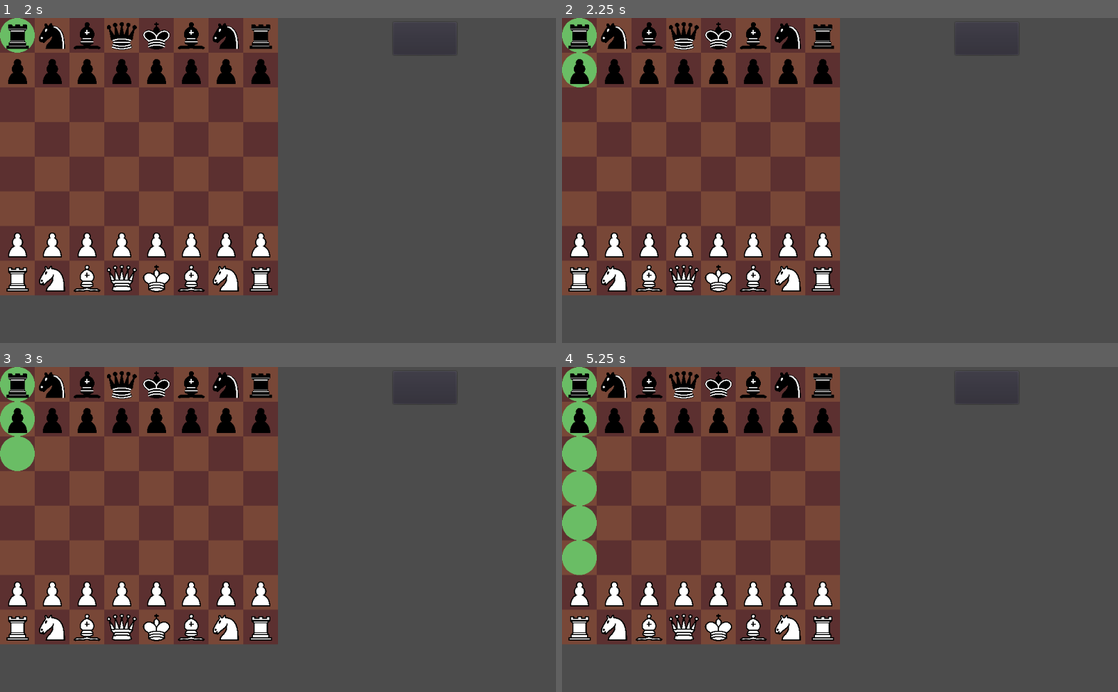
Above: before the commit, frames 1-4 (two rows, left to right).
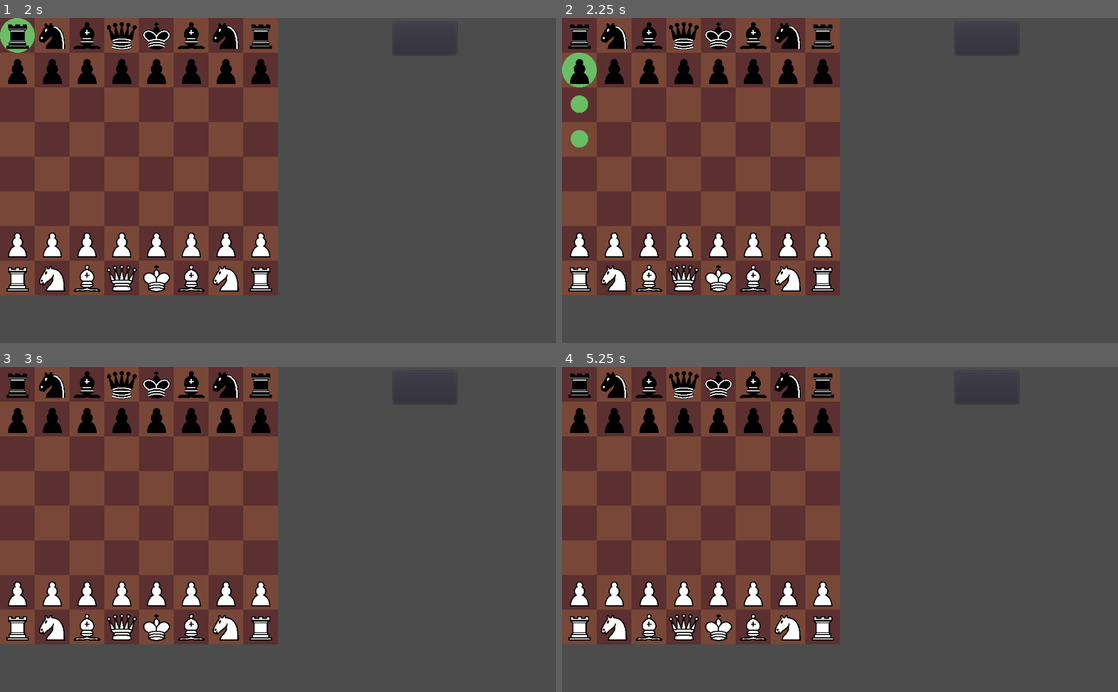
Above: after the commit, the same moments.

Repository: ra314/probabalistic-chess
Game: Godot game, scene res://Scenes/Board.tscn
Same seed, same stepped clock (60 frames per second), same inputs: the game is played once before the commit and once after it.
Inputs (mouse positions are in pixels of both pictures, inside the frame that each line leads up to):
- Up to frame 1 (2 s): click (422, 37) at 0.5 s; click (16, 34) at 1.25 s
- Up to frame 2 (2.25 s): click (578, 70) at 2.02 s
- Up to frame 3 (3 s): click (16, 454) at 2.77 s
- Up to frame 4 (5.25 s): click (578, 487) at 3.52 s; click (578, 523) at 4.27 s; click (578, 558) at 5.02 s

Frame 1 is identical in both runs. In frame 2, 0.6% of the frame differs, in the area x 0-7%, y 0-40%; in frame 3, 1.2%; in frame 4, 2.8%, in the area x 0-7%, y 0-65%.

Commit message:
Integrated logic with highlighting tiles.

Diff:
--- a/Scripts/Bishop.gd
+++ b/Scripts/Bishop.gd
@@ -16,9 +16,9 @@
 		pos_to_check = grid_pos
 		call(method_name)
 		while board.is_in_grid(pos_to_check):
-			if !board.does_tile_have_ally(pos_to_check, self):
+			if !board.does_pos_have_ally(pos_to_check, self):
 				legal_moves.append(pos_to_check)
-			if !board.is_tile_empty(pos_to_check):
+			if !board.is_pos_empty(pos_to_check):
 				break
 			call(method_name)
 
--- a/Scripts/Board.gd
+++ b/Scripts/Board.gd
@@ -21,11 +21,31 @@
 		for legal_move in get_piece_from_algebraic_pos(algebraic_pos).generate_legal_moves():
 			print(grid_pos_to_algebraic_pos(legal_move))
 
-func get_tile_from_grid_pos(pos: Vector2) -> Piece:
+func get_tile_from_grid_pos(pos: Vector2) -> Tile:
 	return tiles_grid[pos[0]][pos[1]]
 
+var selected_tile_pos: Vector2
+var highlighted_movement_tiles: Array
+
+# Deselecting previous actions
+func undo_highlight() -> void:
+	get_tile_from_grid_pos(selected_tile_pos).deselect()
+	for tile in highlighted_movement_tiles:
+		tile.dehighlight_movement()
+
 func click_grid_pos(grid_pos: Vector2) -> void:
-	get_tile_from_grid_pos(grid_pos).select()
+	undo_highlight()
+
+	if !is_pos_empty(grid_pos):
+		# Highlight the selected tile
+		get_tile_from_grid_pos(grid_pos).select()
+		selected_tile_pos = grid_pos
+
+		# Highlight the possible movement tiles
+		for legal_move in get_piece_from_grid_pos(grid_pos).generate_legal_moves():
+			var tile: Tile = get_tile_from_grid_pos(legal_move)
+			tile.highlight_movement()
+			highlighted_movement_tiles.append(tile)
 
 var TILE := load("res://Scenes/Tile.tscn")
 var board_offset: Vector2
@@ -92,16 +112,16 @@
 	var grid_pos := algebraic_pos_to_grid_pos(pos)
 	return get_piece_from_grid_pos(grid_pos)
 
-func is_tile_empty(pos: Vector2) -> bool:
+func is_pos_empty(pos: Vector2) -> bool:
 	return get_piece_from_grid_pos(pos) == null
 
-func does_tile_have_enemy(pos: Vector2, piece: Piece) -> bool:
-	if !is_tile_empty(pos):
+func does_pos_have_enemy(pos: Vector2, piece: Piece) -> bool:
+	if !is_pos_empty(pos):
 		return get_piece_from_grid_pos(pos).is_white != piece.is_white
 	return false
 
-func does_tile_have_ally(pos: Vector2, piece: Piece) -> bool:
-	if !is_tile_empty(pos):
+func does_pos_have_ally(pos: Vector2, piece: Piece) -> bool:
+	if !is_pos_empty(pos):
 		return get_piece_from_grid_pos(pos).is_white == piece.is_white
 	return false
 
--- a/Scripts/King.gd
+++ b/Scripts/King.gd
@@ -15,7 +15,7 @@
 		for y in [-1,0,1]:
 			var pos_to_check := grid_pos + Vector2(x,y)
 			if board.is_in_grid(pos_to_check):
-				if !board.does_tile_have_ally(pos_to_check, self):
+				if !board.does_pos_have_ally(pos_to_check, self):
 					legal_moves.append(pos_to_check)
 
 	return legal_moves
--- a/Scripts/Knight.gd
+++ b/Scripts/Knight.gd
@@ -17,7 +17,7 @@
 				continue
 			var pos_to_check := grid_pos + Vector2(x,y)
 			if board.is_in_grid(pos_to_check):
-				if !board.does_tile_have_ally(pos_to_check, self):
+				if !board.does_pos_have_ally(pos_to_check, self):
 					legal_moves.append(pos_to_check)
 
 	return legal_moves
--- a/Scripts/Pawn.gd
+++ b/Scripts/Pawn.gd
@@ -24,20 +24,20 @@
 
 	# Moving 1 space as normal
 	var pos_to_check: = grid_pos + Vector2(0,y)
-	if board.is_tile_empty(pos_to_check):
+	if board.is_pos_empty(pos_to_check):
 		legal_moves.append(pos_to_check)
 
 	# Moving 2 spaces at the start
 	if is_at_starting_position():
 		var row_plus_1 = grid_pos + Vector2(0,y)
 		var row_plus_2 = grid_pos + Vector2(0,y*2)
-		if board.is_tile_empty(row_plus_2):
+		if board.is_pos_empty(row_plus_2):
 			legal_moves.append(row_plus_2)
 
 	# Diagonal capture
 	for x in [-1,1]:
 		pos_to_check = Vector2(x,y)
-		if !board.does_tile_have_ally(pos_to_check, self):
+		if !board.does_pos_have_ally(pos_to_check, self):
 			legal_moves.append(pos_to_check)
 
 	return legal_moves
--- a/Scripts/Queen.gd
+++ b/Scripts/Queen.gd
@@ -17,9 +17,9 @@
 		pos_to_check = grid_pos
 		call(method_name)
 		while board.is_in_grid(pos_to_check):
-			if !board.does_tile_have_ally(pos_to_check, self):
+			if !board.does_pos_have_ally(pos_to_check, self):
 				legal_moves.append(pos_to_check)
-			if !board.is_tile_empty(pos_to_check):
+			if !board.is_pos_empty(pos_to_check):
 				break
 			call(method_name)
 
--- a/Scripts/Rook.gd
+++ b/Scripts/Rook.gd
@@ -16,9 +16,9 @@
 		pos_to_check = grid_pos
 		call(method_name)
 		while board.is_in_grid(pos_to_check):
-			if !board.does_tile_have_ally(pos_to_check, self):
+			if !board.does_pos_have_ally(pos_to_check, self):
 				legal_moves.append(pos_to_check)
-			if !board.is_tile_empty(pos_to_check):
+			if !board.is_pos_empty(pos_to_check):
 				break
 			call(method_name)
 
